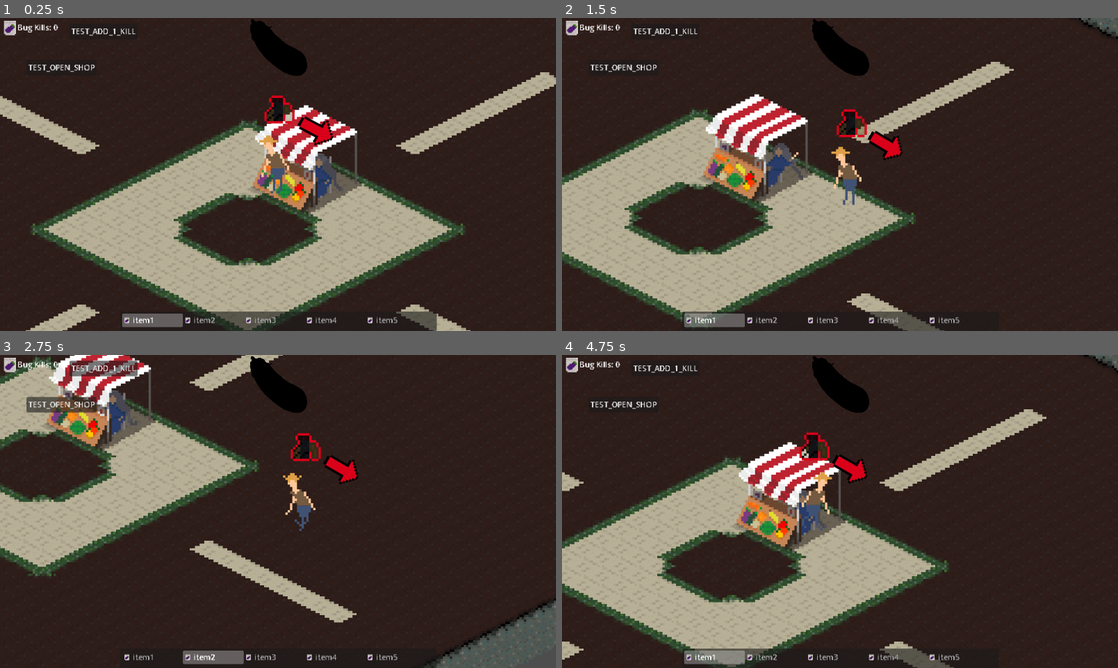
Above: before the commit, frames 1-4 (two rows, left to right).
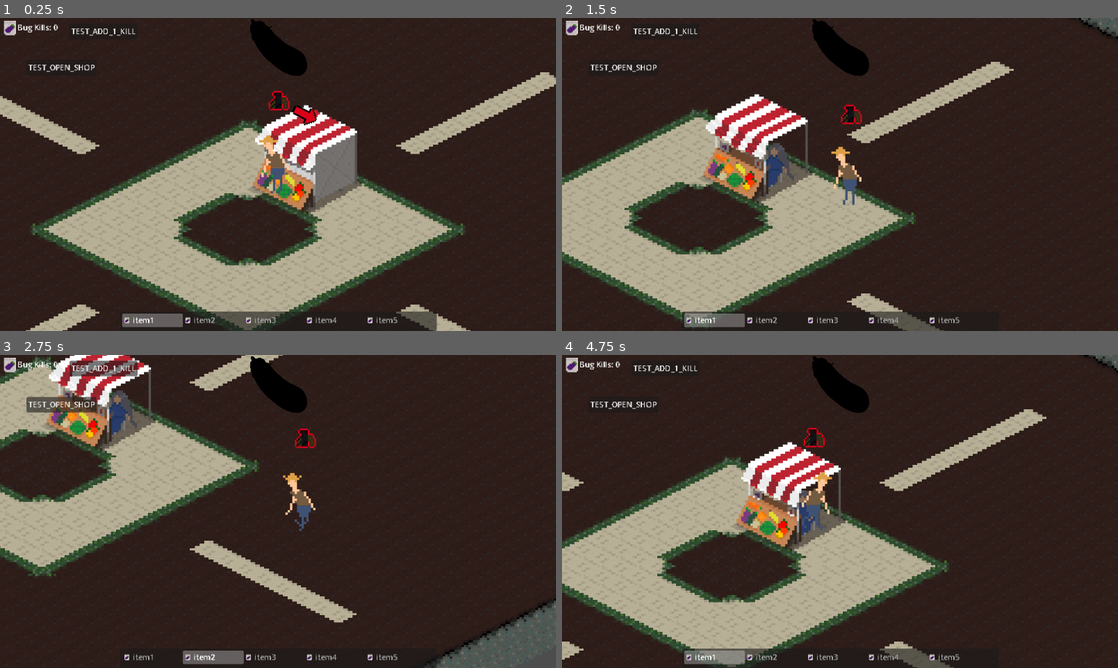
Above: after the commit, the same moments.

Repository: henreedev/final-farm
Game: Godot game, scene res://scenes/main.tscn
Same seed, same stepped clock (60 frames per second), same inputs: the game is played once before the commit and once after it.
Inputs (mouse positions are in pixels of both pictures, inside the frame that each line leads up to):
- Up to frame 1 (0.25 s): no input
- Up to frame 2 (1.5 s): move the mouse to (962, 158) at 0.52 s; hold D (Right) 0.53-1.28 s; tap F (start_wave, bound only after the commit) at 0.6 s; move the mouse to (728, 190) at 1.27 s; hold S (Down) from 1.28 s (still down); tap E (interact) at 1.35 s
- Up to frame 3 (2.75 s): tap F (start_wave, bound only after the commit) at 1.55, 2.3 s; move the mouse to (333, 442) at 2.02 s; release S (Down) at 2.03 s; hold D (Right) from 2.03 s (still down); tap Mouse wheel down (scroll_down) at 2.1 s
- Up to frame 4 (4.75 s): move the mouse to (812, 574) at 2.77 s; release D (Right) at 2.78 s; hold W (Up) 2.78-3.53 s; tap Mouse wheel up (scroll_up) at 2.85 s; tap F (start_wave, bound only after the commit) at 3.05, 3.8, 4.55 s; move the mouse to (1006, 558) at 3.52 s; press the mouse at (1006, 558) at 3.53 s; hold A (Left) from 3.53 s (still down); move the mouse to (673, 464) at 4.27 s; release the mouse at (673, 464) at 4.28 s; right-click (673, 464) at 4.35 s

The runs differ from the first frame. In frame 1, 2.1% of the frame differs, in the area x 45-64%, y 23-60%; in frame 2, 1.1%; in frame 3, 0.9%; in frame 4, 0.9%.

Commit message:
plants pause, insect movement fix

Diff:
--- a/assets/image/map/spawner.gd
+++ b/assets/image/map/spawner.gd
@@ -7,14 +7,11 @@
 var insects_to_spawn : Array[WaveGroup]
 var progress := 0.0
 @onready var main : Main = get_tree().get_first_node_in_group("main")
-# Called when the node enters the scene tree for the first time.
-func _ready():
-	if not insects_to_spawn: print("EPIC FAIL SPAWNER DIDNT HAVE INSECTS TO SPAWN LOL")
 
 func begin_spawning():
 	var spawner_tween = create_tween().set_parallel()
 	for wave_group : WaveGroup in insects_to_spawn:
-		spawner_tween.tween_callback(_spawn_group.bind(wave_group)).set_delay(wave_group.spawn_at)
+		spawner_tween.tween_callback(_spawn_group.bind(wave_group)).set_delay(wave_group.spawn_time)
 
 func _spawn_group(wave_group : WaveGroup):
 	if wave_group.streams:
--- a/project.godot
+++ b/project.godot
@@ -102,14 +102,21 @@
 "events": [Object(InputEventKey,"resource_local_to_scene":false,"resource_name":"","device":-1,"window_id":0,"alt_press …(192 unchanged characters)…
 ]
 }
+start_wave={
+"deadzone": 0.5,
+"events": [Object(InputEventKey,"resource_local_to_scene":false,"resource_name":"","device":-1,"window_id":0,"alt_pressed":false,"shift_pressed":false,"ctrl_pressed":false,"meta_pressed":false,"pressed":false,"keycode":0,"physical_keycode":70,"key_label":0,"unicode":102,"location":0,"echo":false,"script":null)
+]
+}
 
 [layer_names]
 
-2d_physics/layer_1="Hurtboxes"
+2d_physics/layer_1="EnemyHurtboxes"
 2d_physics/layer_2="Projectiles"
 2d_physics/layer_3="Collisions"
 2d_physics/layer_4="Detections"
-2d_physics/layer_5="AttackAreas"
+2d_physics/layer_5="EnemyAttackAreas"
+2d_physics/layer_6="PlantHurtboxes"
+2d_physics/layer_7="PlantAttackAreas"
 
 [physics]
 
--- a/scenes/insects/insect.gd
+++ b/scenes/insects/insect.gd
@@ -51,6 +51,7 @@
 func _ready():
 	pick_values_on_type()
 	retarget()
+	movement_timer.start(1.0)
 
 func pick_values_on_type():
 	match type:
--- a/scenes/insects/insect.tscn
+++ b/scenes/insects/insect.tscn
@@ -118,6 +118,7 @@
 [node name="Shadow" parent="AnimatedSprite2D" instance=ExtResource("4_r2i2y")]
 
 [node name="Hitbox" type="Area2D" parent="."]
+collision_mask = 0
 monitoring = false
 metadata/_edit_group_ = true
 
@@ -127,6 +128,7 @@
 [node name="DetectionArea" type="Area2D" parent="."]
 scale = Vector2(1, 0.5)
 collision_layer = 8
+collision_mask = 32
 monitorable = false
 metadata/_edit_group_ = true
 
@@ -137,6 +139,7 @@
 [node name="AttackArea" type="Area2D" parent="."]
 scale = Vector2(1, 0.5)
 collision_layer = 16
+collision_mask = 32
 metadata/_edit_group_ = true
 
 [node name="CollisionShape2D" type="CollisionShape2D" parent="AttackArea"]
--- a/scenes/main.gd
+++ b/scenes/main.gd
@@ -71,9 +71,11 @@
 
 var food_supply_height = Vector2(0,0)
 var food_supply_plant : Plant
+var plants_paused := false
 var plant_scene : PackedScene = preload("res://scenes/plants/plant.tscn")
 var spawner_scene : PackedScene = preload("res://assets/image/map/spawner.tscn")
 var spawners : Array[Spawner] = []
+var shop : Shop
 
 @onready var food_holder = $FoodHolder
 @onready var player_ui: Control = $CanvasLayer/Player_UI
@@ -96,7 +98,7 @@
 	_pause_plants(true)
 	_create_spawners()
 	_toggle_dir_indicator(true)
-	#_open_shop()
+	_toggle_shop_open(true)
 	# TODO show wave info
 	await wave_begun
 	begin_wave()
@@ -109,6 +111,18 @@
 	_toggle_dir_indicator(false)
 	await wave_ended
 	begin_prewave()
+
+func _toggle_shop_open(open : bool):
+	await get_tree().create_timer(0.05).timeout
+	if not shop:
+		shop = get_tree().get_first_node_in_group("shop")
+	if open:
+		shop.open()
+	else:
+		shop.close()
+
+func trigger_wave_begun():
+	wave_begun.emit()
 
 func _toggle_dir_indicator(on : bool):
 	if on:
@@ -147,6 +161,8 @@
 			split_wave_group_with_leftover.streams = split_wave_group.streams
 			split_wave_group_with_leftover.stream_duration = split_wave_group.stream_duration
 			wave_delegation_with_leftover.append(split_wave_group_with_leftover)
+		else:
+			wave_delegation_with_leftover.append(split_wave_group)
 	# Give spawners the wave groups; first spawner gets leftovers :yum:
 	var first = true
 	for i in range(num_spawners):
@@ -182,13 +198,14 @@
 	var rand_angle = randf_range(start, end)
 
 	const ISOMETRIC_ADJUST = 0.5
-	const SPAWNER_DIST_RADIUS = 16 * 25
+	const SPAWNER_DIST_RADIUS = 16 * 30
 	var spawner_pos = Vector2.from_angle(rand_angle) * SPAWNER_DIST_RADIUS
 	spawner_pos.y *= ISOMETRIC_ADJUST
 	return spawner_pos
 
 
 func _pause_plants(paused : bool):
+	plants_paused = paused
 	for plant : Plant in get_tree().get_nodes_in_group("plant"):
 		plant.paused = paused
 
--- a/scenes/map/shop.tscn
+++ b/scenes/map/shop.tscn
@@ -320,8 +320,7 @@
 y_sort_enabled = true
 material = SubResource("ShaderMaterial_x0xfu")
 sprite_frames = SubResource("SpriteFrames_j14be")
-animation = &"idle"
-autoplay = "idle"
+animation = &"closed_idle"
 offset = Vector2(0.5, -10.5)
 script = ExtResource("3_jxoqr")
 
--- a/scenes/plants/plant.gd
+++ b/scenes/plants/plant.gd
@@ -48,8 +48,8 @@
 var attacking := false
 var growing := true
 var paused := false
-var facing_right := false
-var facing_down := false
+var facing_right := randf() > 0.5
+var facing_down := true
 #endregion: Other vars
 
 @onready var attack_timer : ScalableTimer = $AttackTimer
--- a/scenes/plants/plant.tscn
+++ b/scenes/plants/plant.tscn
@@ -333,7 +333,9 @@
 script = ExtResource("1_7ry7i")
 
 [node name="Hurtbox" type="Area2D" parent="."]
+collision_layer = 32
 collision_mask = 0
+monitoring = false
 metadata/_edit_group_ = true
 
 [node name="CollisionShape2D" type="CollisionShape2D" parent="Hurtbox"]
@@ -342,7 +344,8 @@
 
 [node name="AttackArea" type="Area2D" parent="."]
 scale = Vector2(1, 0.5)
-collision_layer = 16
+collision_layer = 0
+monitorable = false
 metadata/_edit_group_ = true
 
 [node name="CollisionShape2D" type="CollisionShape2D" parent="AttackArea"]
--- a/scenes/plants/seed_bag.gd
+++ b/scenes/plants/seed_bag.gd
@@ -81,6 +81,7 @@
 	var plant : Plant = plant_scene.instantiate()
 	plant.type = type
 	plant.position = global_position
+	plant.paused = main.plants_paused
 	main.add_child(plant)
 
 func pick_animation():
--- a/scenes/player/player.gd
+++ b/scenes/player/player.gd
@@ -69,6 +69,7 @@
 @onready var ignore_swing_timer : Timer = $IgnoreSwingTimer
 @onready var line : Line2D = $LineContainer/Line2D
 @onready var floor : TileMapLayer = get_tree().get_first_node_in_group("floor")
+@onready var main : Main = get_tree().get_first_node_in_group("main")
 var shop : Shop # onready does not work because shop is instantiated in a TileMapLayer after _ready
 
 @onready var upgrade_menu = get_tree().get_first_node_in_group("upgrade_menu")
@@ -169,6 +170,8 @@
 			DisplayServer.window_set_mode(DisplayServer.WINDOW_MODE_WINDOWED)
 		else:
 			DisplayServer.window_set_mode(DisplayServer.WINDOW_MODE_EXCLUSIVE_FULLSCREEN)
+	if Input.is_action_just_pressed("start_wave"):
+		main.trigger_wave_begun()
 
 func start_throw():
 	if not (holding_throw or swinging or throwing or ignore_swing or waiting_for_release):
--- a/scenes/player/player.tscn
+++ b/scenes/player/player.tscn
@@ -405,7 +405,8 @@
 
 [node name="WaveIndicator" type="Sprite2D" parent="S"]
 material = SubResource("ShaderMaterial_8y8dn")
-position = Vector2(0, -36.175)
+position = Vector2(0, -40)
+scale = Vector2(0.7, 0.7)
 texture = ExtResource("6_5vxee")
 script = SubResource("GDScript_vy72f")
 
